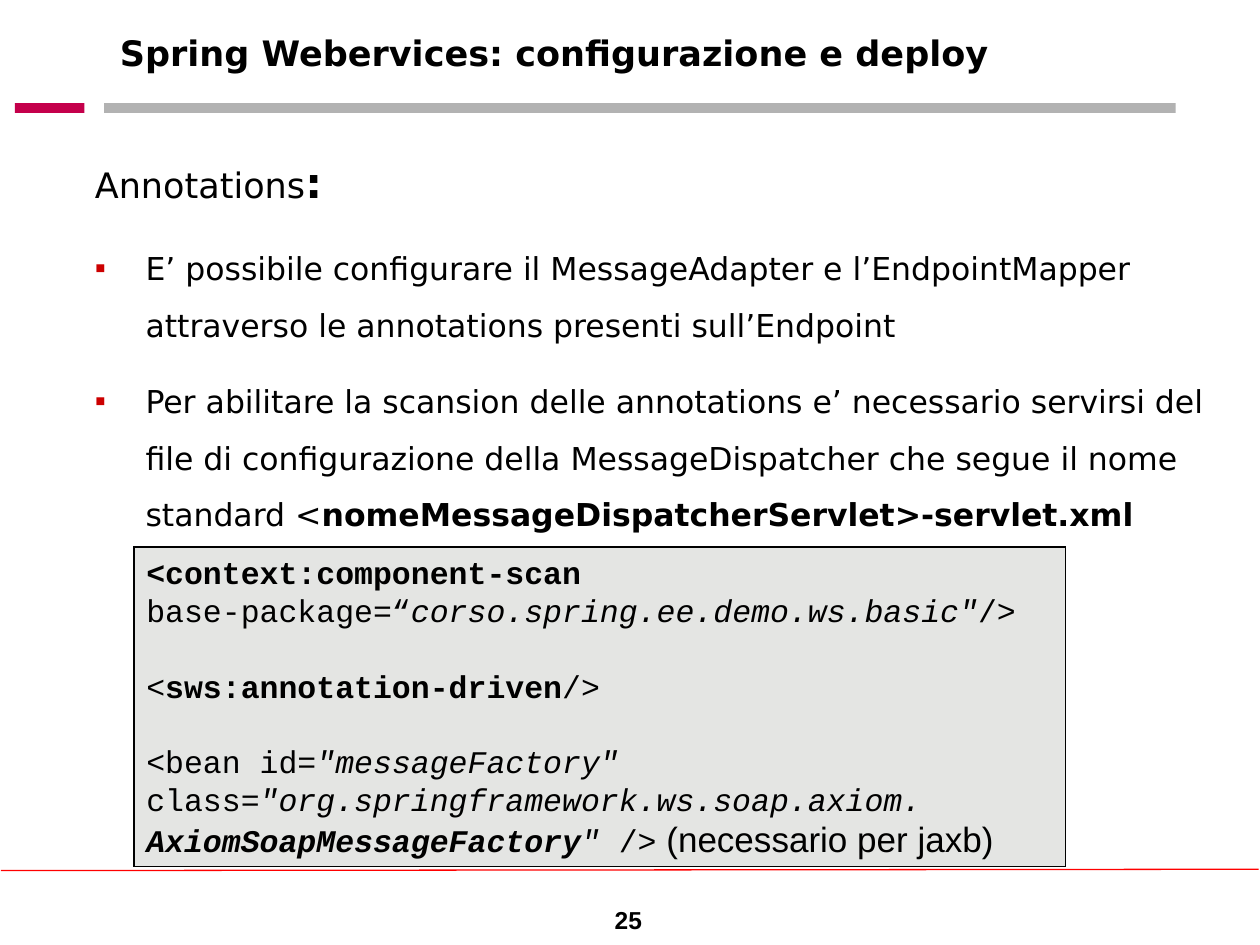
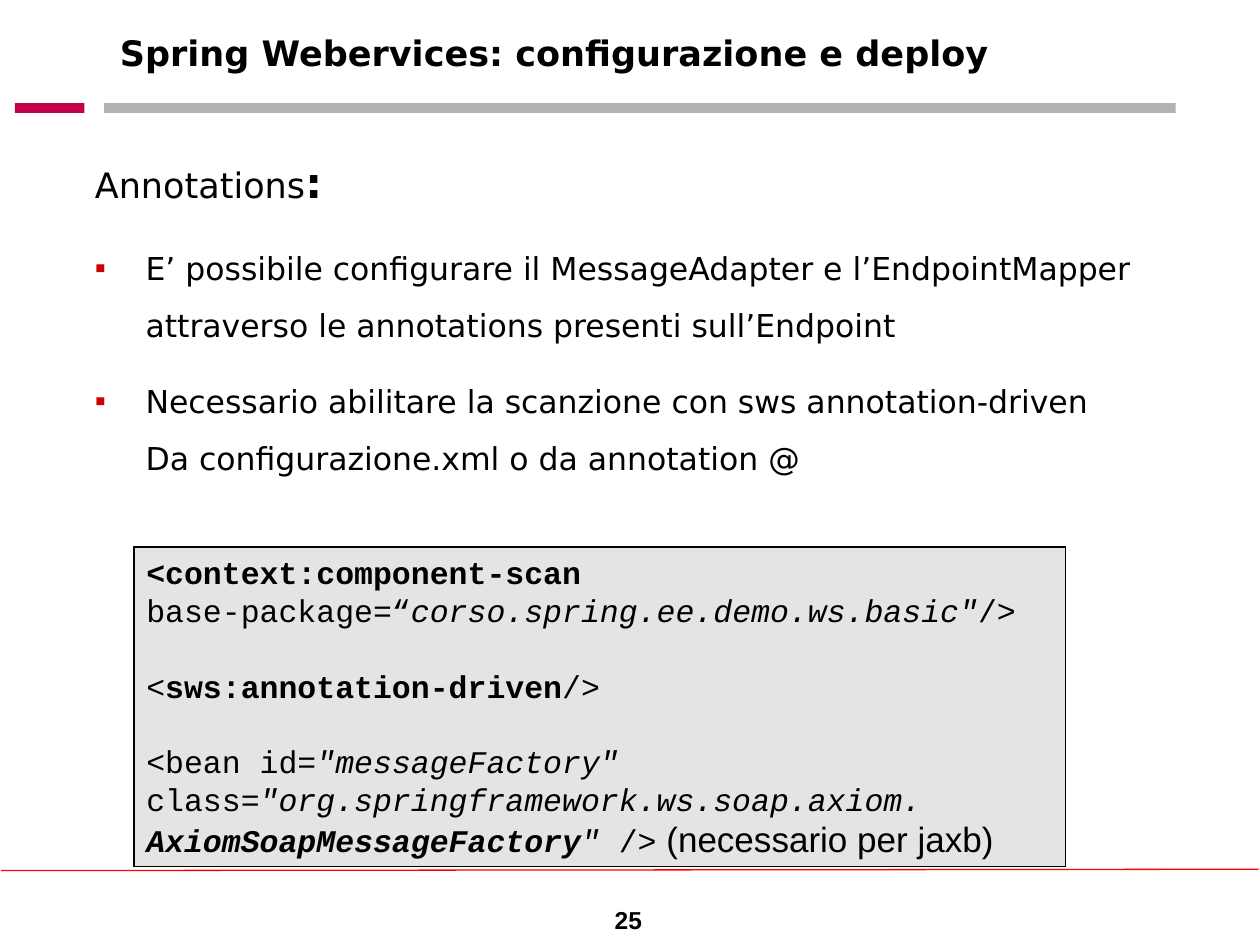
Before and after one commit to stefanofiorenza/SpringWebservices, a slide deck: slide 25 of Docs/Slides/Spring WebServices.ppt. Drawn at 1260x945 pixels with LibreOffice and Linux fonts; fonts in the diff are those of the drawing; background and template pictures are left out. Boxes give left, top, right and bottom in pixels: in the first picture for what was removed or moved away, otherwise in the second. Text is boxed around its words. In the diff, an @@ line names an element or a change of style, - is before the commit and + after.

Commit message:
updated slides

```diff
--- a/Docs/Slides/Spring WebServices.ppt
+++ b/Docs/Slides/Spring WebServices.ppt
@@ text at (146,389,1087,477): text changed @@
-  ▪ Per abilitare la scansion delle annotations e’ necessario servirsi del file di configurazione della MessageDispatcher che segue il nome standard <nomeMessageDispatcherServlet>-servlet.xml
+  ▪ Necessario abilitare la scanzione con sws annotation-driven
+    Da configurazione.xml o da annotation @
```
Also in this commit, not shown: 3 other slides changed, 3 slides added.
